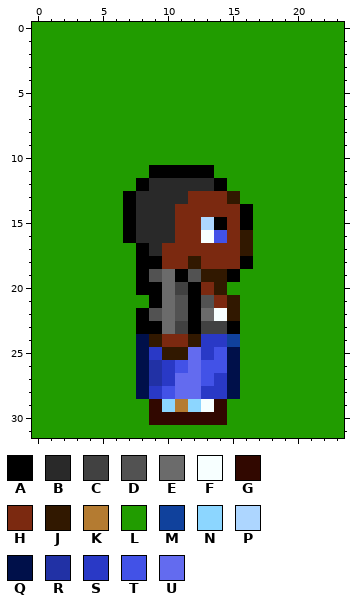
One commit to this pixel-art sprite: Picture/SPRHerpRight.png. The first picture shows the starting point.
The file is 24x32 pixels. Colours within 5 levels of each other are drawn and written as one.
Palette (. is transparent): A #000000  B #292929  C #414141  D #525252  E #6b6b6b  F #f7ffff  G #310800  H #7b2910  J #311800  K #b47b31  L #219c00  M #10419c  N #8cd6ff  P #add6ff  Q #00104a  R #2131a5  S #2939c6  T #4252e7  U #636bef
Pixels before, first column x 0:
 0 LLLLLLLLLLLLLLLLLLLLLLLL
 1 LLLLLLLLLLLLLLLLLLLLLLLL
 2 LLLLLLLLLLLLLLLLLLLLLLLL
 3 LLLLLLLLLLLLLLLLLLLLLLLL
 4 LLLLLLLLLLLLLLLLLLLLLLLL
 5 LLLLLLLLLLLLLLLLLLLLLLLL
 6 LLLLLLLLLLLLLLLLLLLLLLLL
 7 LLLLLLLLLLLLLLLLLLLLLLLL
 8 LLLLLLLLLLLLLLLLLLLLLLLL
 9 LLLLLLLLLLLLLLLLLLLLLLLL
10 LLLLLLLLLLLLLLLLLLLLLLLL
11 LLLLLLLLLAAAAALLLLLLLLLL
12 LLLLLLLLABBBBBALLLLLLLLL
13 LLLLLLLABBBBHHHJLLLLLLLL
14 LLLLLLLABBBHHHHHALLLLLLL
15 LLLLLLLABBBHHPAHALLLLLLL
16 LLLLLLLABBBHHFTHJLLLLLLL
17 LLLLLLLLABHHHHHHJLLLLLLL
18 LLLLLLLLAAHHJHHHALLLLLLL
19 LLLLLLLLADEADJJALLLLLLLL
20 LLLLLLLLAAECAHJLLLLLLLLL
21 LLLLLLLLLAEDADHJLLLLLLLL
22 LLLLLLLLADEDAEFJLLLLLLLL
23 LLLLLLLLAAECACCALLLLLLLL
24 LLLLLLLLQJHHJSSMLLLLLLLL
25 LLLLLLLLQSJJUSTQLLLLLLLL
26 LLLLLLLLQRSTUTTQLLLLLLLL
27 LLLLLLLLQRSUUTSQLLLLLLLL
28 LLLLLLLLQSTUUSSQLLLLLLLL
29 LLLLLLLLLGNKNFGLLLLLLLLL
30 LLLLLLLLLGGGGGGLLLLLLLLL
31 LLLLLLLLLLLLLLLLLLLLLLLL
And afterwards:
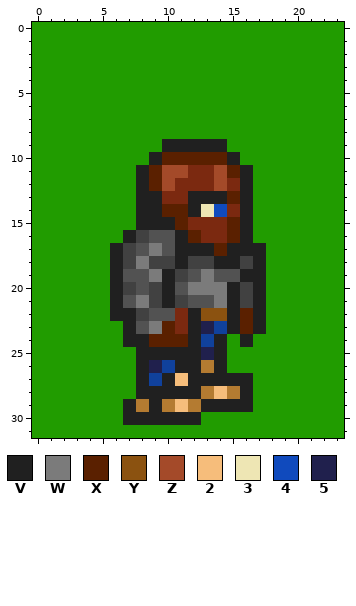
Colours new in this view: V #202020  W #7b7b7b  X #5a2000  Y #8b5210  Z #a44a29  2 #f6bd7b  3 #eee6b4  4 #104abd  5 #20204d
The edit:
Changed rows in their new state; - is an unchanged pixel.
first column x 6:
 9 ----VVVVV---
10 ---VXXXXXV--
11 --VXZZHHZXV-
12 --VXZHHHZHV-
13 -LVVHHVVVXV-
14 -LVVXXV34-V-
15 -LVVVX-HHXV-
16 -VCDDVXHHXV-
17 VCDWDVVVXVVV
18 VCWCCVCCVVCV
19 VDDWVC-WDDVV
20 VCDCVDWWWVCV
21 VDWCVCD-WVCV
22 VVC-DHVYYVXV
23 -VDWXHV5MVXV
24 -VVXXXVMVLV-
25 --VVVVV5VL--
26 --V5MVVKVL--
27 --VMV2VVVVV-
28 --VVVVVK2KV-
29 -VKVK2KVVVV-
30 -VVVVVVLL---
